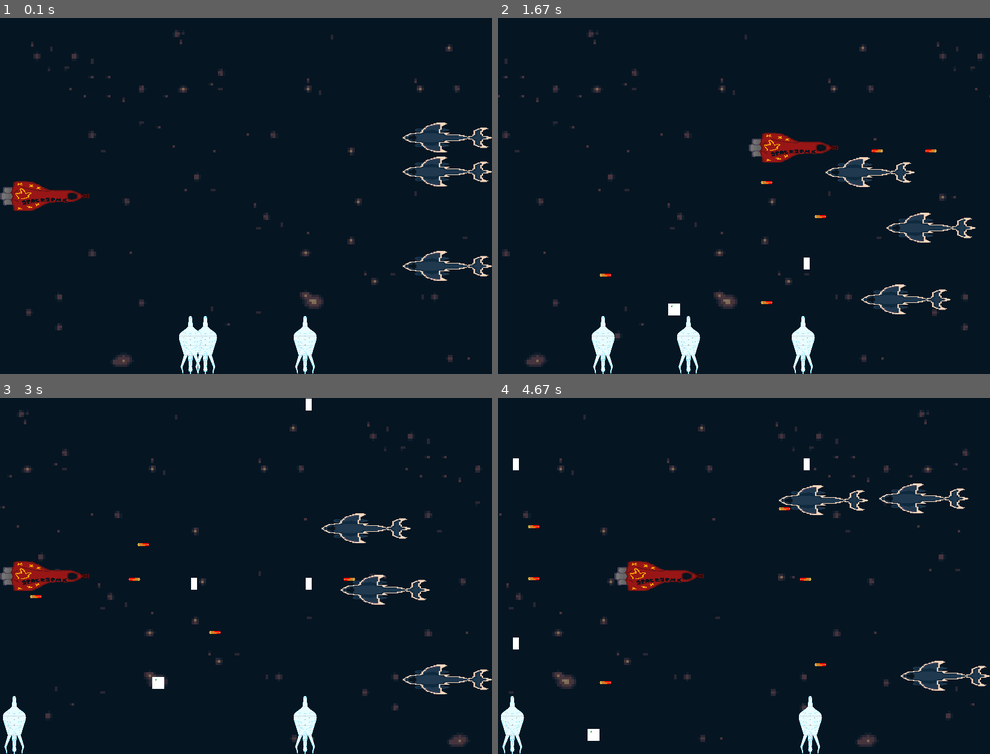
Above: before the commit, frames 1-4 (two rows, left to right).
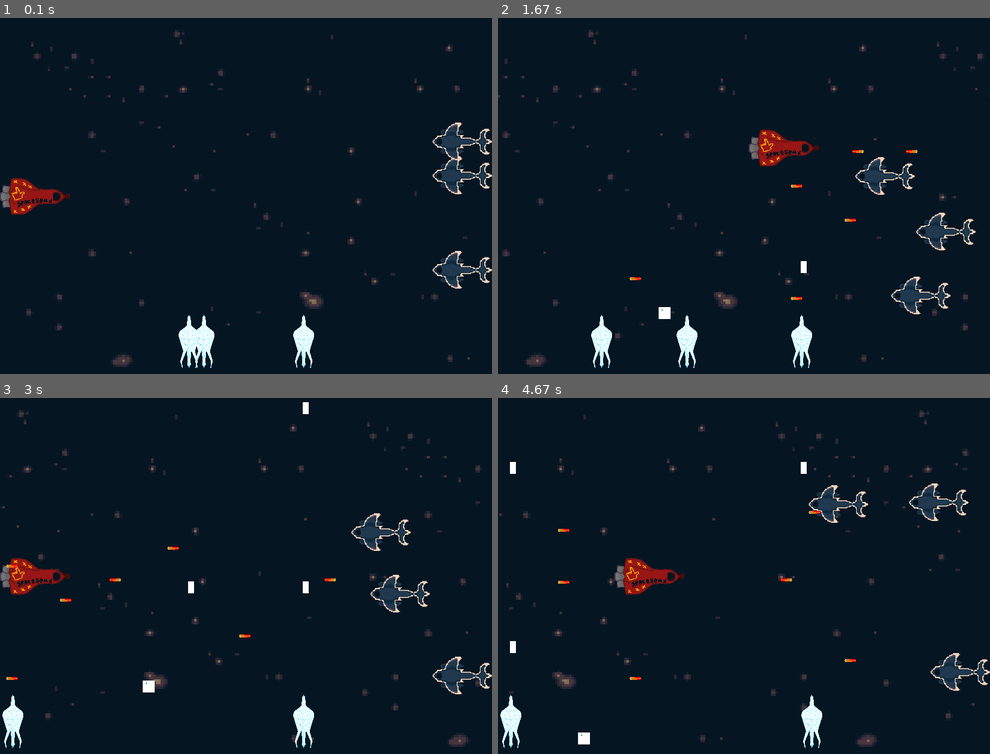
Above: after the commit, the same moments.

Repository: LuizHFS-Codice/Dessoft
Game: pygame game, started from Pygame/ÁreadeJogo.py
Two runs of this game, one before a commit and one after it. Both use one fixed random seed, a clock stepped at 60 frames per second and the inputs below.
Inputs:
- Up to frame 1 (0.1 s): no input
- Up to frame 2 (1.67 s): hold Right 0.33-0.8 s; hold Up 0.83-1.13 s; tap Z at 0.9, 1.23, 1.53 s; tap X at 0.98 s; hold Right 1.17-1.63 s
- Up to frame 3 (3 s): hold Left 1.67-2.2 s; tap Z at 1.73, 2.03, 2.3, 2.63, 2.93 s; hold Down 2.23-2.53 s; tap X at 2.38 s; hold Left 2.57-2.97 s
- Up to frame 4 (4.67 s): hold Up 3-3.37 s; tap Z at 3.07, 3.47, 3.77, 4.13, 4.53 s; hold Right 3.4-4.03 s; tap X at 3.55 s; hold Down 4.07-4.43 s; hold Left from 4.47 s (still down)

The runs differ from the first frame. In frame 1, 3.8% of the frame differs, in the area x 0-100%, y 29-100%; in frame 2, 4.3%, in the area x 18-98%, y 31-100%; in frame 3, 4.2%; in frame 4, 4.2%.

Commit message:
OutrosSprites

Diff:
--- a/Pygame/Config.py
+++ b/Pygame/Config.py
@@ -7,8 +7,13 @@
 Largura=824
 Altura=596
 
-LargNav=150
-AltNav=50
+LargNav=212/1.8
+AltNav=110/1.8
+LargNavm=130/1.3
+AltNavm=83/1.3
+LargNavt=50/1.1
+AltNavt=100/1.1
+
 
 LargBala=20
 AltBala=10
--- a/Pygame/ÁreadeJogo.py
+++ b/Pygame/ÁreadeJogo.py
@@ -33,11 +33,11 @@
 
 #Imagem do Inimigo Voador
 IniVoaImg=pygame.image.load('Assets/Imagens/InimigoVoa.png').convert_alpha()
-IniVoaImg=pygame.transform.scale(IniVoaImg,(LargNav,AltNav))
+IniVoaImg=pygame.transform.scale(IniVoaImg,(LargNavm,AltNavm))
 
 #Imagem do Inimigo Trimpot
 TrimpotImg=pygame.image.load('Assets/Imagens/Trimpot.png').convert_alpha()
-TrimpotImg=pygame.transform.scale(TrimpotImg,(LargNav/3,AltNav*2))
+TrimpotImg=pygame.transform.scale(TrimpotImg,(LargNavt,AltNavt))
 
 #Imagem do Missil do Trimpot
 MisselImg=pygame.image.load('Assets/Imagens/Missil.png')
